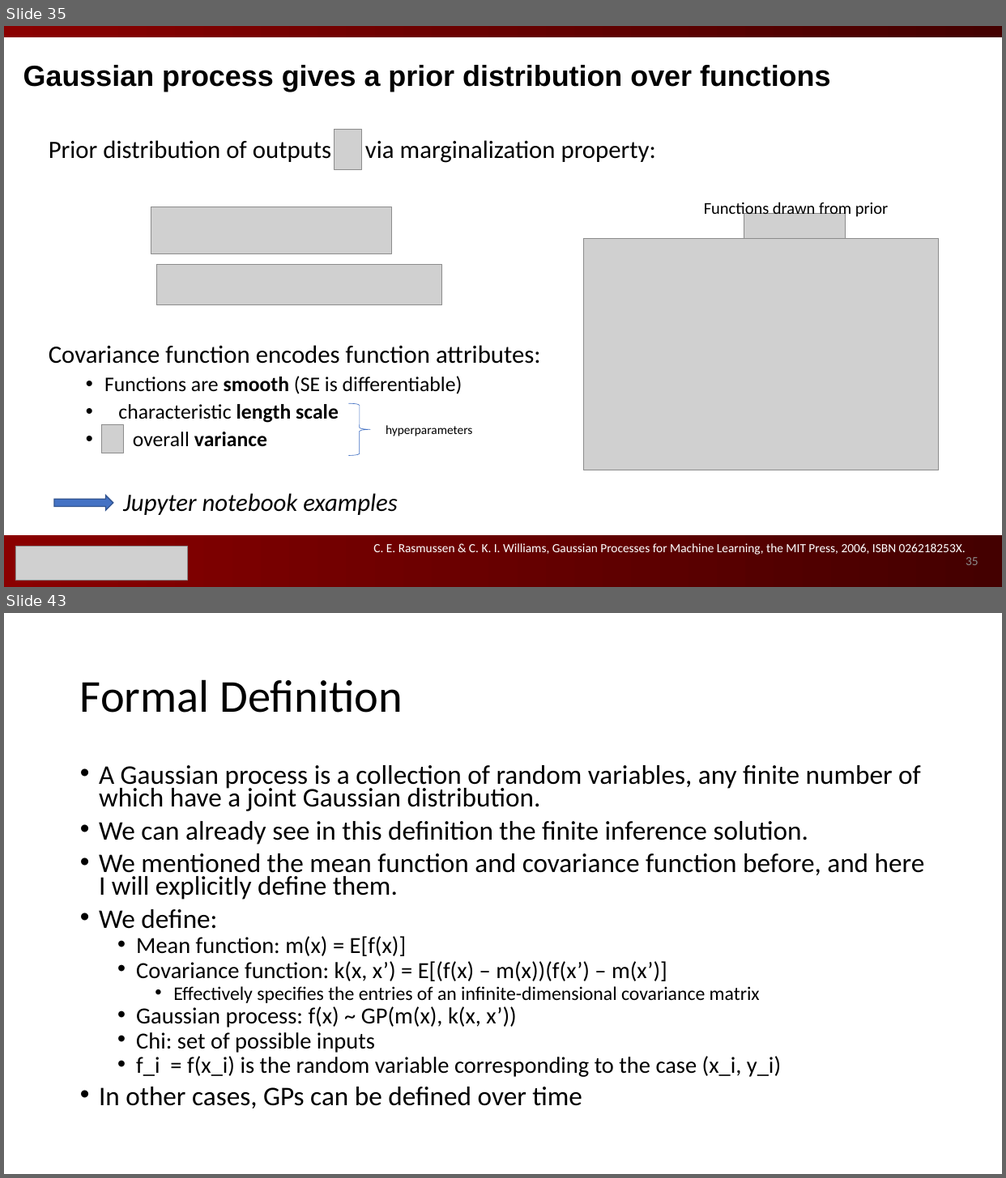
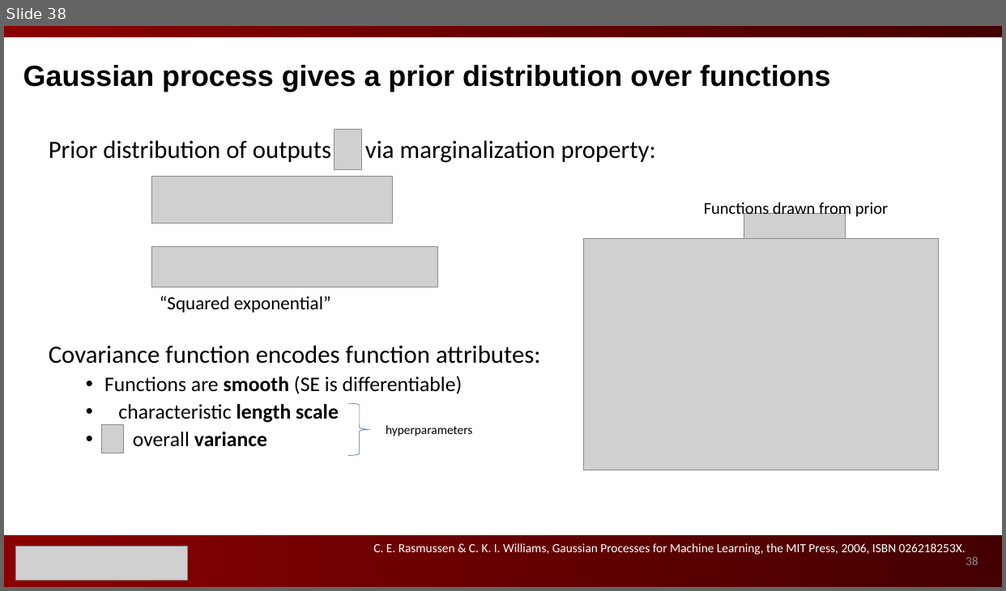
Before and after one commit to ks8/machine-learning-for-structure, a slide deck: Gaussian Processes for Machine Learning 3.pptx. Shown one above the other, each under a label of ours: slides 35 and 43 before the commit, slide 38 after it; the slides between them are not shown. The pictures are 1006x1178 and 1006x591 pixels, drawn with LibreOffice and Linux fonts; fonts in the diff are those of the drawing; grey boxes stand for pictures; background and template pictures are left out. Boxes give left, top, right and bottom in pixels: in the first picture for what was removed or moved away, otherwise in the second. Text is boxed around its words. In the diff, an @@ line names an element or a change of style, - is before the commit and + after.

```diff
--- a/Gaussian Processes for Machine Learning 3.pptx
+++ b/Gaussian Processes for Machine Learning 3.pptx
@@ slide 43 removed at [4,613,1002,1174], background #FFFFFF @@
@@ title removed at [80,679,403,713] @@
-Formal Definition
@@ text removed at [99,765,925,1109] @@
-• A Gaussian process is a collection of random variables, any finite number of which have a joint Gaussian distribution.
-• We can already see in this definition the finite inference solution.
-• We mentioned the mean function and covariance function before, and here I will explicitly define them.
-• We define:
-  • Mean function: m(x) = E[f(x)]
-  • Covariance function: k(x, x’) = E[(f(x) – m(x))(f(x’) – m(x’)]
-    • Effectively specifies the entries of an infinite-dimensional covariance matrix
-  • Gaussian process: f(x) ~ GP(m(x), k(x, x’))
-  • Chi: set of possible inputs
-  • f_i = f(x_i) is the random variable corresponding to the case (x_i, y_i)
-• In other cases, GPs can be defined over time
@@ what was slide 35 is now slide 38 @@
@@ slide 38 changed as well @@
@@ picture: place and size @@
-picture at [151,207,392,254]
+picture at [152,176,393,223]
@@ picture: place and size @@
-picture at [157,265,443,305]
+picture at [152,247,438,288]
@@ text added at [160,296,331,313], 18 pt, text #000000 @@
+“Squared exponential”
@@ right arrow removed at [54,495,113,510] @@
@@ text at [123,493,398,515]: paragraph removed @@
-Jupyter notebook examples
@@ page number at [965,557,978,565]: text changed @@
-35
+38
```
Also in this commit, not shown: 7 other slides changed, 10 slides added, 15 other slides removed, 2 other files.
